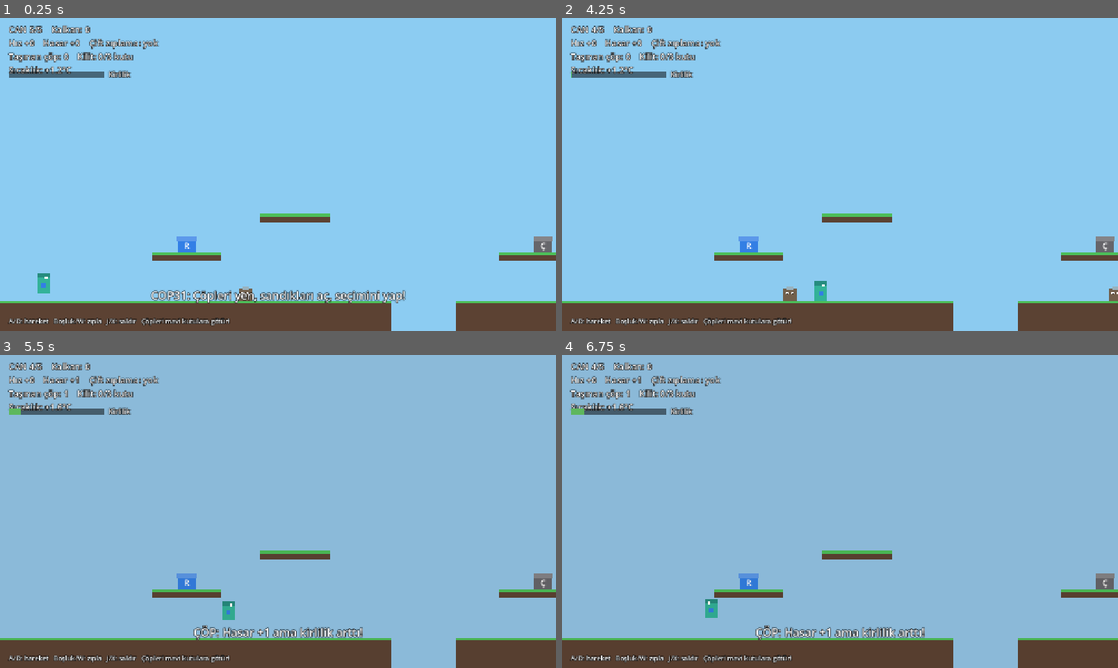
Above: before the commit, frames 1-4 (two rows, left to right).
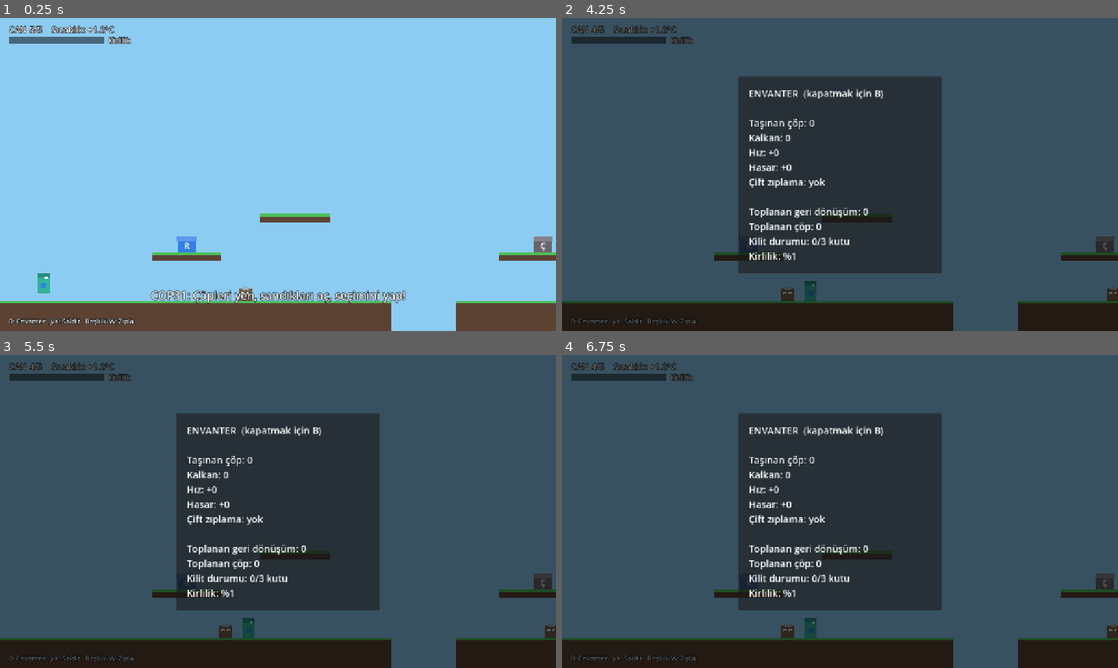
Above: after the commit, the same moments.

Repository: yagmur991/cop
Game: Godot game, scene res://main.tscn
Same seed, same stepped clock (60 frames per second), same inputs: the game is played once before the commit and once after it.
Inputs:
- Up to frame 1 (0.25 s): no input
- Up to frame 2 (4.25 s): tap Enter (ui_accept) at 0.5 s; hold D (right) 0.53-2.03 s; tap Space (jump) at 0.6, 0.77, 1.07, 1.52, 1.55, 1.82, 2.3, 3.02, 3.05, 3.32, 3.6, 3.77, 4.07 s; tap J (attack) at 1.35 s; hold A (left) 2.03-2.78 s; tap X at 2.1 s; hold D (right) from 2.78 s (still down); tap Z at 2.85 s; tap B (inventory, bound only after the commit) at 4.15 s
- Up to frame 3 (5.5 s): release D (right) at 4.28 s; hold A (left) 4.28-5.03 s; tap J (attack) at 4.35 s; tap Space (jump) at 4.52, 4.55, 4.82, 5.3 s; hold D (right) from 5.03 s (still down); tap X at 5.1 s
- Up to frame 4 (6.75 s): release D (right) at 5.78 s; hold A (left) from 5.78 s (still down); tap Z at 5.85 s; tap Space (jump) at 6.02, 6.05, 6.32, 6.6 s

The runs differ from the first frame. In frame 1, 2.4% of the frame differs, in the area x 1-42%, y 2-99%; in frame 2, 99%, in the area x 0-100%, y 0-100%; in frame 3, 99%; in frame 4, 99%.

Commit message:
Envanter eklendi. Oyunun ekranının sağ üst köşesindeki bilgiler envantere taşındı.

Diff:
--- a/project.godot
+++ b/project.godot
@@ -1,13 +1,25 @@
+; Engine configuration file.
+; It's best edited using the editor UI and not directly,
+; since the parameters that go here are not all obvious.
+;
+; Format:
+;   [section] ; section goes between []
+;   param=value ; assign values to parameters
+
 config_version=5
 
 [application]
+
 config/name="COP31"
 run/main_scene="res://main.tscn"
+config/features=PackedStringArray("4.7")
 
 [autoload]
+
 GameState="*res://scripts/game_state.gd"
 
 [display]
+
 window/size/viewport_width=1280
 window/size/viewport_height=720
 window/stretch/mode="canvas_items"
--- a/scripts/game_state.gd
+++ b/scripts/game_state.gd
@@ -27,6 +27,7 @@
     _add_action("down", [KEY_S, KEY_DOWN])
     _add_action("jump", [KEY_SPACE, KEY_W, KEY_UP])
     _add_action("attack", [KEY_J, KEY_X, KEY_Z])
+    _add_action("inventory", [KEY_B])
 
 
 func _add_action(action_name: String, keys: Array) -> void:
--- a/scripts/hud.gd
+++ b/scripts/hud.gd
@@ -5,31 +5,69 @@
 var msg: Label
 var msg_t := 0.0
 
+var inv_root: Control
+var inv_label: Label
+
 
 func _ready() -> void:
     layer = 5
+    process_mode = Node.PROCESS_MODE_ALWAYS   # oyun durunca da B çalışsın
+
+    # --- Sade ana HUD: sadece can, kirlilik barı, sıcaklık ---
     stats = _label(Vector2(20, 12), 20)
     add_child(stats)
     var bg := ColorRect.new()
-    bg.position = Vector2(20, 122)
+    bg.position = Vector2(20, 44)
     bg.size = Vector2(220, 16)
     bg.color = Color(0, 0, 0, 0.5)
     add_child(bg)
     bar_fill = ColorRect.new()
-    bar_fill.position = Vector2(20, 122)
+    bar_fill.position = Vector2(20, 44)
     bar_fill.size = Vector2(0, 16)
     add_child(bar_fill)
-    var l := _label(Vector2(250, 118), 16)
+    var l := _label(Vector2(250, 40), 16)
     l.text = "Kirlilik"
     add_child(l)
+
     msg = _label(Vector2(240, 620), 26)
     msg.size = Vector2(800, 40)
     msg.horizontal_alignment = HORIZONTAL_ALIGNMENT_CENTER
     add_child(msg)
+
     var hint := _label(Vector2(20, 686), 15)
-    hint.text = "A/D: hareket   Boşluk/W: zıpla   J/X: saldır   Çöpleri mavi kutulara götür!"
+    hint.text = "B: Envanter   J/X: Saldır   Boşluk/W: Zıpla"
     add_child(hint)
+
+    _build_inventory()
     GameState.item_collected.connect(show_msg)
+
+
+func _build_inventory() -> void:
+    inv_root = Control.new()
+    inv_root.set_anchors_preset(Control.PRESET_FULL_RECT)
+    inv_root.visible = false
+    add_child(inv_root)
+
+    var dim := ColorRect.new()
+    dim.set_anchors_preset(Control.PRESET_FULL_RECT)
+    dim.color = Color(0, 0, 0, 0.6)
+    inv_root.add_child(dim)
+
+    var panel := PanelContainer.new()
+    panel.set_anchors_preset(Control.PRESET_CENTER)
+    panel.grow_horizontal = Control.GROW_DIRECTION_BOTH
+    panel.grow_vertical = Control.GROW_DIRECTION_BOTH
+    inv_root.add_child(panel)
+
+    var margin := MarginContainer.new()
+    for side in ["left", "right", "top", "bottom"]:
+        margin.add_theme_constant_override("margin_" + side, 24)
+    panel.add_child(margin)
+
+    inv_label = Label.new()
+    inv_label.add_theme_font_size_override("font_size", 22)
+    inv_label.custom_minimum_size = Vector2(420, 0)
+    margin.add_child(inv_label)
 
 
 func _label(pos: Vector2, font_size: int) -> Label:
@@ -47,17 +85,43 @@
     msg_t = 2.5
 
 
+func _input(event: InputEvent) -> void:
+    if visible and event.is_action_pressed("inventory"):
+        _toggle_inventory()
+
+
+func _toggle_inventory() -> void:
+    inv_root.visible = not inv_root.visible
+    get_tree().paused = inv_root.visible   # envanter açıkken oyun dursun
+
+
 func _process(delta: float) -> void:
+    stats.text = "CAN %d/%d    Sıcaklık: +%.1f°C" % [
+        GameState.hp, GameState.max_hp, GameState.temperature()]
+    var p := GameState.pollution / 100.0
+    bar_fill.size.x = 220.0 * p
+    bar_fill.color = Color(0.3, 0.8, 0.4).lerp(Color(0.8, 0.2, 0.15), p)
+
+    msg_t -= delta
+    if msg_t <= 0.0:
+        msg.text = ""
+
+    if inv_root.visible:
+        _update_inventory()
+
+
+func _update_inventory() -> void:
     var u: Dictionary = GameState.upgrades
     var lock_txt := "Boss arenası"
     if GameState.bins_total > 0:
-        lock_txt = "Kilit: %d/%d kutu" % [GameState.bins_done, GameState.bins_total]
-    stats.text = "CAN %d/%d    Kalkan: %d\nHız +%d    Hasar +%d    Çift zıplama: %s\nTaşınan çöp: %d    %s\nSıcaklık: +%.1f°C" % [
-        GameState.hp, GameState.max_hp, u["shield"], u["speed"], u["damage"],
-        "VAR" if u["double_jump"] else "yok", GameState.trash_stock, lock_txt, GameState.temperature()]
-    var p := GameState.pollution / 100.0
-    bar_fill.size.x = 220.0 * p
-    bar_fill.color = Color(0.3, 0.8, 0.4).lerp(Color(0.8, 0.2, 0.15), p)
-    msg_t -= delta
-    if msg_t <= 0.0:
-        msg.text = ""
+        lock_txt = "%d/%d kutu" % [GameState.bins_done, GameState.bins_total]
+    inv_label.text = "ENVANTER  (kapatmak için B)\n\n" \
+        + "Taşınan çöp: %d\n" % GameState.trash_stock \
+        + "Kalkan: %d\n" % u["shield"] \
+        + "Hız: +%d\n" % u["speed"] \
+        + "Hasar: +%d\n" % u["damage"] \
+        + "Çift zıplama: %s\n\n" % ("VAR" if u["double_jump"] else "yok") \
+        + "Toplanan geri dönüşüm: %d\n" % GameState.recycled_total \
+        + "Toplanan çöp: %d\n" % GameState.trash_total \
+        + "Kilit durumu: %s\n" % lock_txt \
+        + "Kirlilik: %%%d" % int(GameState.pollution)
